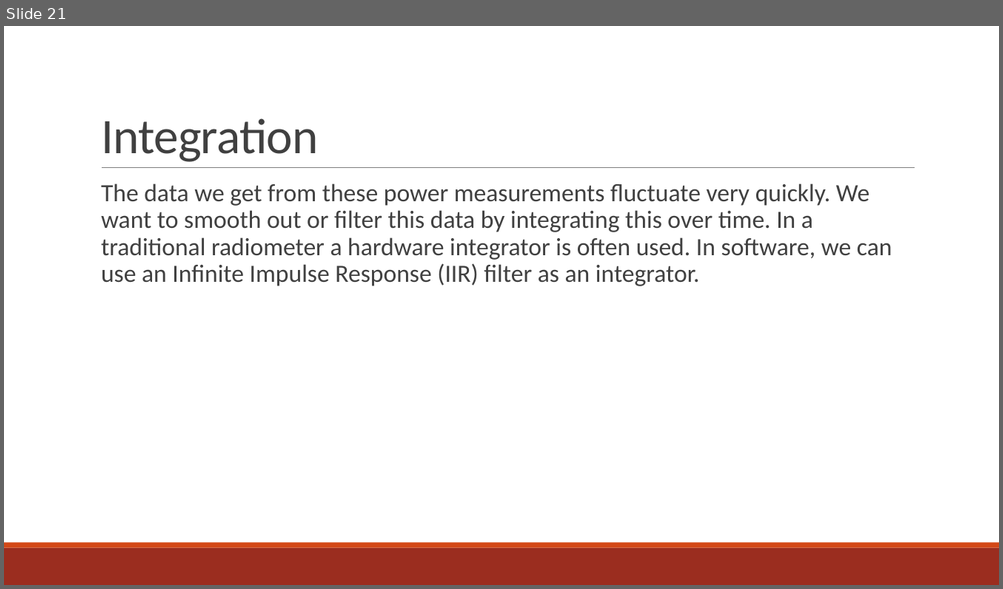
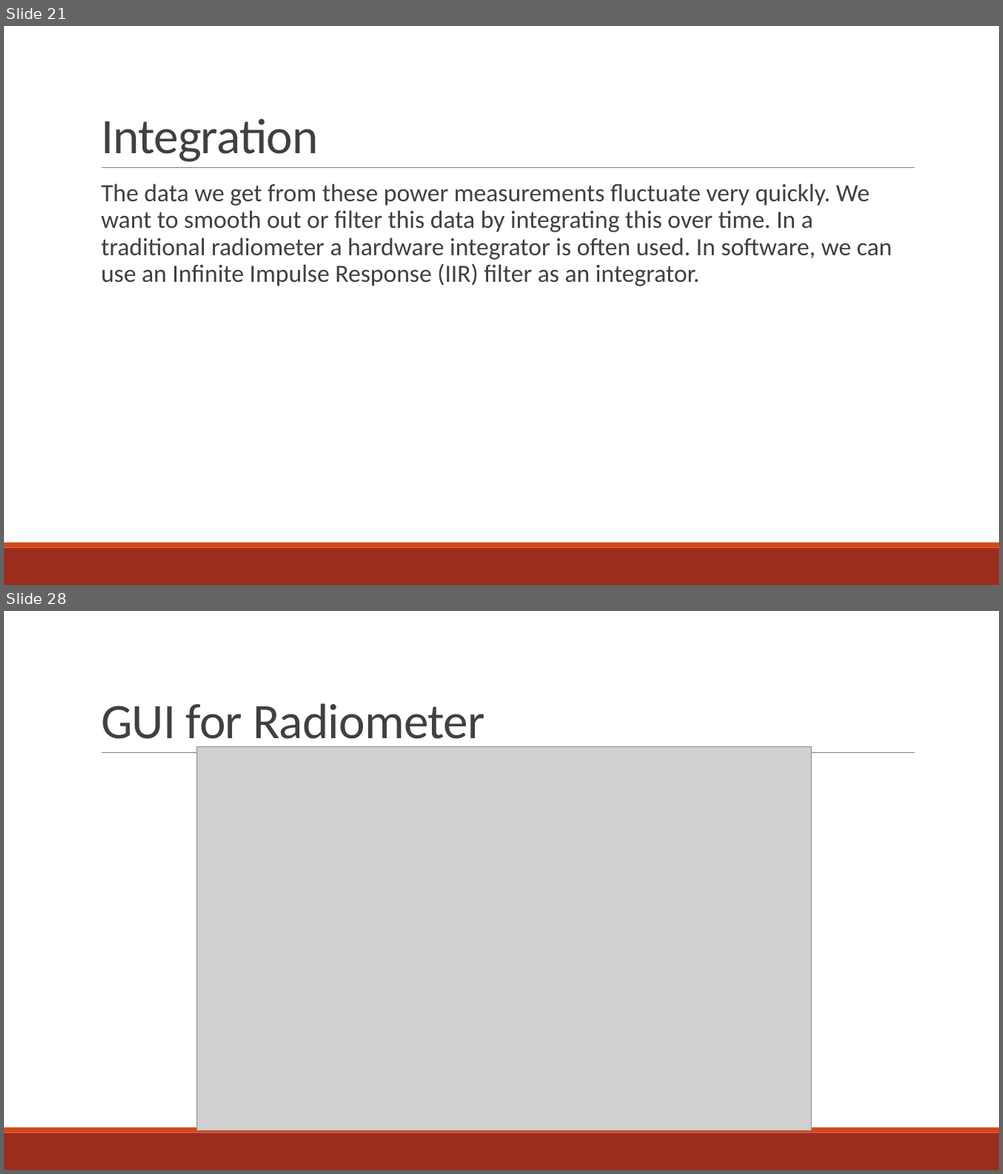
Before and after one commit to matgyver/Radiometer-SDR-Thesis, a slide deck: Presentation/Final Oral Presentation.pptx. Shown one above the other, each under a label of ours: slide 21 before the commit, slides 21 and 28 after it; the slides between them are not shown. The pictures are 1003x589 and 1003x1174 pixels, drawn with LibreOffice and Linux fonts; fonts in the diff are those of the drawing; grey boxes stand for pictures. Boxes give left, top, right and bottom in pixels: in the first picture for what was removed or moved away, otherwise in the second. Text is boxed around its words. In the diff, an @@ line names an element or a change of style, - is before the commit and + after.

```diff
--- a/Presentation/Final Oral Presentation.pptx
+++ b/Presentation/Final Oral Presentation.pptx
@@ slide 28 added at (4,611,999,1170), background #FFFFFF; not listed: 3 template elements that a slide beside it also shows @@
@@ title added at (101,703,485,751), 48 pt, text #404040 @@
+GUI for Radiometer
@@ picture added at (196,747,811,1131) @@
```
Also in this commit, not shown: 14 other slides added.
